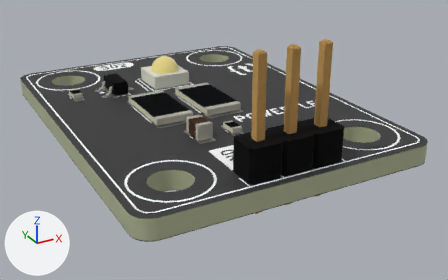
The glTF model assets/img/kit/s02.glb: old version first, new version second.
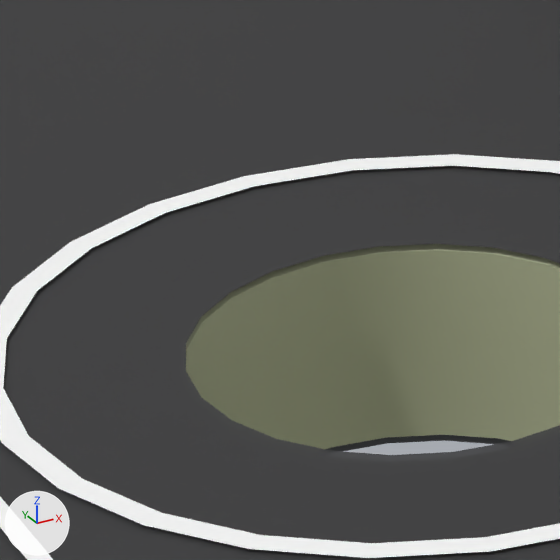
The first picture shows the older version from a camera (50 mm lens) standing at (0.0895, -0.1617, 0.0205) and looking at (0.1129, -0.1191, -0.0008). The close-ups show the older and then the newer version on the part from 28% to 42% of the width and 51% to 72% of the height of that picture. Only the edits that show in the close-ups are written down. The axes (+X, +Y, +Z) are drawn at lower left. The lights are the same throughout. Where no turn or scale is listed for an object, it has been applied to the vertices. Vertices at exactly the same position are counted once.

Names of what the first close-up shows: '=>[0:1:1:11]', '=>[0:1:1:12]', '=>[0:1:1:13]', '=>[0:1:1:9]'.
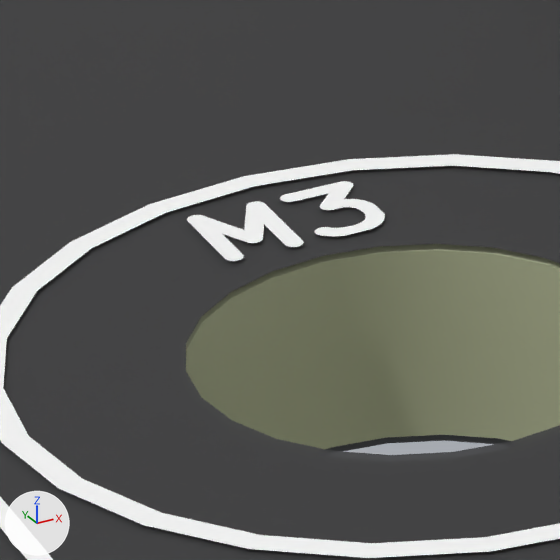
What differs and where, as boxes (x1, y1, x2, y2) in the close-ups (560 x 560 px):
part 1 of me_power_led_silkscreen, added
    after: (280, 181, 385, 236)
part 2 of me_power_led_silkscreen, added
    after: (187, 201, 304, 261)

What the commit changed:
me_power_led_silkscreen is used by ob_0_1_1_9; location (0.0, 0.0, 0.0).
me_power_led_silkscreen had 1973 vertices, 1945 faces and spanned x 0.1005..0.1235, y -0.1315..-0.1005, z 0.0016.
me_power_led_silkscreen now has 2533 vertices, 2489 faces and spans x 0.1005..0.1235, y -0.1315..-0.1005, z 0.0016.
me_power_led_silkscreen part 1: a new loose piece of 75 vertices spanning x 0.1041..0.1047, y -0.1262..-0.1254, z 0.0016, in mat_mat_12 (white #fbfbfb).
me_power_led_silkscreen part 2: a new loose piece of 65 vertices spanning x 0.1033..0.104, y -0.1262..-0.1254, z 0.0016, in mat_mat_12 (white #fbfbfb).
Other edits to the shape of me_power_led_silkscreen do not show in these pictures.
